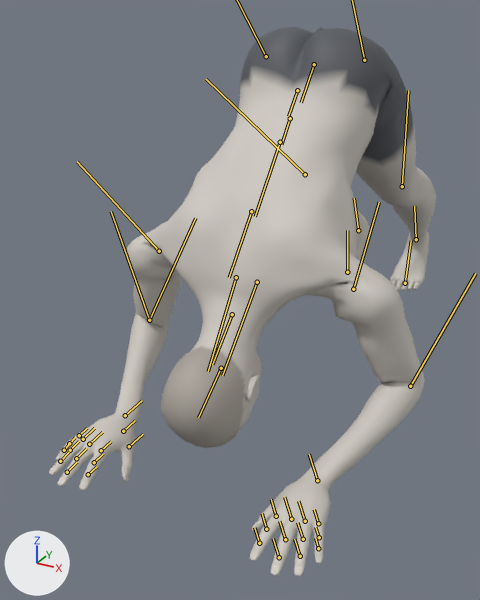
Before and after pictures for a commit that changed the glTF model exports/pike-push-up.glb.
Both versions are drawn from a 50 mm lens placed at (0.583, -0.954, 0.837), pointed at (-0.125, 0.333, 0.194). Every picture has the same lights, and +X, +Y and +Z are marked at lower left. The picture after the commit comes second. Both versions are drawn at frame 72 of the action 'pike-push-up'; the numbers are the values there. The bones that change, and the others that lie on the model, are drawn over the model as lines.
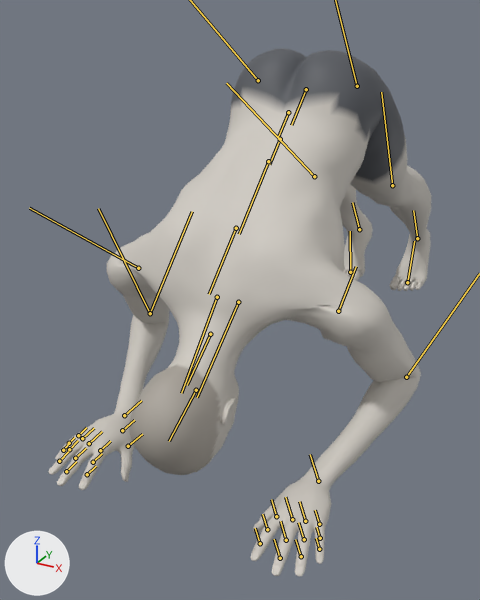
Pixel boxes (x1, y1, x2, y2) of what changed, in the pictures (480 x 600 px):
'Mesh_0', posed
    before: (49, 27, 437, 576)
    after: (48, 48, 432, 576)
bone 'pelvis', root to tip
    before: (314, 64) to (301, 102)
    after: (306, 89) to (291, 125)
bone 'upperarm_l', root to tip
    before: (353, 289) to (379, 202)
    after: (338, 311) to (356, 266)
bone 'lowerarm_l', root to tip
    before: (410, 386) to (475, 273)
    after: (406, 377) to (479, 273)
bone 'hand_l', root to tip
    before: (317, 480) to (309, 454)
    after: (318, 481) to (310, 454)
bone 'upperarm_r', root to tip
    before: (159, 251) to (77, 161)
    after: (138, 268) to (29, 208)
bone 'lowerarm_r', root to tip
    before: (149, 320) to (111, 211)
    after: (150, 313) to (98, 208)
bone 'hand_r', root to tip
    before: (125, 415) to (142, 400)
    after: (124, 415) to (141, 400)
bone 'calf_l', root to tip
    before: (402, 186) to (408, 90)
    after: (392, 185) to (381, 92)
bone 'foot_l', root to tip
    before: (416, 239) to (414, 206)
    after: (417, 238) to (413, 210)
bone 'ball_l', root to tip
    before: (405, 283) to (411, 240)
    after: (407, 282) to (414, 241)
bone 'calf_r', root to tip
    before: (305, 174) to (206, 79)
    after: (314, 176) to (226, 83)
bone 'foot_r', root to tip
    before: (358, 230) to (354, 198)
    after: (359, 229) to (352, 202)
bone 'ball_r', root to tip
    before: (347, 272) to (347, 230)
    after: (350, 272) to (350, 231)

The change, as a list of edits to the scene's bpy script:
```text
Change bone_pelvis:
    where bone_pelvis = bpy.data.objects['Body'].pose.bones['pelvis']  # child of 'Root'
    bone_pelvis.location: (-0.437, -0.25, 0.0) -> (-0.4, -0.297, 0.0)
    bone_pelvis.rotation_quaternion: (0.342, 0.0, 0.0, -0.94) -> (0.392, 0.0, 0.0, -0.92)  # degrees (0, 0, -140) -> degrees (0, 0, -134)
Change bone_upperarm_l:
    where bone_upperarm_l = bpy.data.objects['Body'].pose.bones['upperarm_l']  # child of 'clavicle_l'
    bone_upperarm_l.rotation_quaternion: (0.572, 0.024, -0.193, 0.797) -> (0.709, -0.056, -0.19, 0.677)  # degrees (-17, -15, 111) -> degrees (-20, -11, 89)
Change bone_lowerarm_l:
    where bone_lowerarm_l = bpy.data.objects['Body'].pose.bones['lowerarm_l']  # child of 'upperarm_l'
    bone_lowerarm_l.rotation_quaternion: (0.899, 0.132, -0.341, 0.242) -> (0.861, 0.138, -0.372, 0.318)  # degrees (6, -43, 28) -> degrees (0, -47, 40)
Change bone_hand_l:
    where bone_hand_l = bpy.data.objects['Body'].pose.bones['hand_l']  # child of 'lowerarm_l'
    bone_hand_l.rotation_quaternion: (0.845, 0.516, 0.021, -0.138) -> (0.815, 0.569, -0.018, -0.105)  # degrees (62, 10, -12) -> degrees (69, 5, -11)
Change bone_upperarm_r:
    where bone_upperarm_r = bpy.data.objects['Body'].pose.bones['upperarm_r']  # child of 'clavicle_r'
    bone_upperarm_r.rotation_quaternion: (0.572, -0.024, 0.193, 0.797) -> (0.709, 0.056, 0.19, 0.677)  # degrees (17, 15, 111) -> degrees (20, 11, 89)
Change bone_lowerarm_r:
    where bone_lowerarm_r = bpy.data.objects['Body'].pose.bones['lowerarm_r']  # child of 'upperarm_r'
    bone_lowerarm_r.rotation_quaternion: (0.899, -0.132, 0.341, 0.242) -> (0.861, -0.138, 0.372, 0.318)  # degrees (-6, 43, 28) -> degrees (0, 47, 40)
Change bone_hand_r:
    where bone_hand_r = bpy.data.objects['Body'].pose.bones['hand_r']  # child of 'lowerarm_r'
    bone_hand_r.rotation_quaternion: (-0.845, 0.516, 0.021, 0.138) -> (-0.815, 0.569, -0.018, 0.105)  # degrees (-62, -10, -12) -> degrees (-69, -5, -11)
Change bone_thigh_l:
    where bone_thigh_l = bpy.data.objects['Body'].pose.bones['thigh_l']  # child of 'pelvis'
    bone_thigh_l.rotation_quaternion: (0.681, -0.09, 0.052, 0.725) -> (0.766, -0.101, 0.038, 0.633)  # degrees (-3, 12, 93) -> degrees (-6, 11, 79)
Change bone_calf_l:
    where bone_calf_l = bpy.data.objects['Body'].pose.bones['calf_l']  # child of 'thigh_l'
    bone_calf_l.rotation_quaternion: (0.996, -0.062, 0.011, -0.071) -> (1.0, -0.017, 0.002, 0.003)  # degrees (-7, 1, -8) -> degrees (-2, 0, 0)
Change bone_foot_l:
    where bone_foot_l = bpy.data.objects['Body'].pose.bones['foot_l']  # child of 'calf_l'
    bone_foot_l.rotation_quaternion: (0.964, 0.077, -0.138, 0.215) -> (0.981, 0.058, -0.121, 0.139)  # degrees (5, -17, 24) -> degrees (5, -15, 16)
Change bone_ball_l:
    where bone_ball_l = bpy.data.objects['Body'].pose.bones['ball_l']  # child of 'foot_l'
    bone_ball_l.rotation_quaternion: (0.976, -0.012, -0.011, 0.219) -> (0.954, -0.016, -0.02, 0.298)  # degrees (-2, -1, 25) -> degrees (-2, -2, 35)
Change bone_thigh_r:
    where bone_thigh_r = bpy.data.objects['Body'].pose.bones['thigh_r']  # child of 'pelvis'
    bone_thigh_r.rotation_quaternion: (0.681, 0.09, -0.052, 0.725) -> (0.766, 0.101, -0.038, 0.633)  # degrees (3, -12, 93) -> degrees (6, -11, 79)
Change bone_calf_r:
    where bone_calf_r = bpy.data.objects['Body'].pose.bones['calf_r']  # child of 'thigh_r'
    bone_calf_r.rotation_quaternion: (0.996, 0.062, -0.011, -0.071) -> (1.0, 0.017, -0.002, 0.003)  # degrees (7, -1, -8) -> degrees (2, 0, 0)
Change bone_foot_r:
    where bone_foot_r = bpy.data.objects['Body'].pose.bones['foot_r']  # child of 'calf_r'
    bone_foot_r.rotation_quaternion: (0.964, -0.077, 0.138, 0.215) -> (0.981, -0.058, 0.121, 0.139)  # degrees (-5, 17, 24) -> degrees (-5, 15, 16)
Change bone_ball_r:
    where bone_ball_r = bpy.data.objects['Body'].pose.bones['ball_r']  # child of 'foot_r'
    bone_ball_r.rotation_quaternion: (0.976, 0.012, 0.011, 0.219) -> (0.954, 0.016, 0.02, 0.298)  # degrees (2, 1, 25) -> degrees (2, 2, 35)
```
